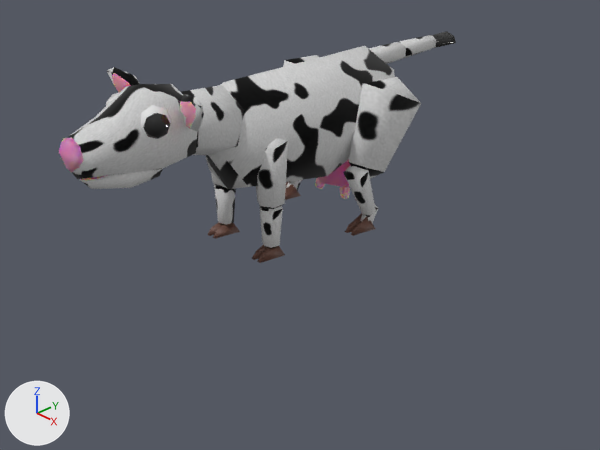
The Blender file assets/blends/cow.blend, before and after one commit.
Camera for both pictures: the file's camera 'Camera'. The axes (+X, +Y, +Z) are drawn at lower left. The lights are the same throughout.
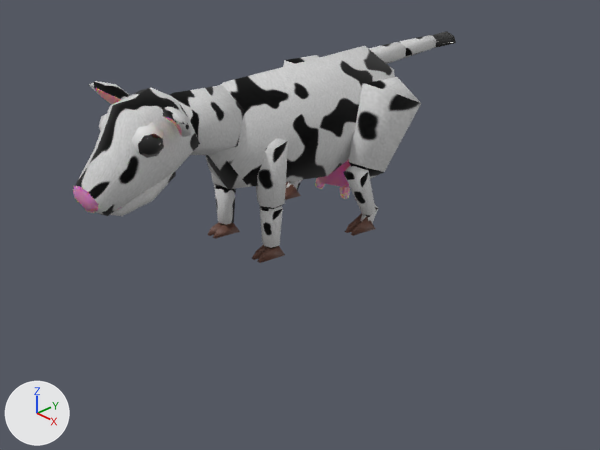
Location of each change, (x1, y1, x2, y2) in pixels of the pictures (600 x 450 px):
'Sphere.001', moved, turned
    before: (67, 84, 197, 179)
    after: (75, 88, 200, 216)
'Sphere.005', moved, turned
    before: (107, 67, 204, 132)
    after: (89, 81, 192, 137)
'Sphere.004', moved, turned
    before: (80, 168, 163, 189)
    after: (110, 171, 176, 216)
'Sphere.002', moved, turned
    before: (106, 92, 172, 139)
    after: (99, 114, 164, 158)
'Sphere.003', moved, turned
    before: (59, 137, 84, 173)
    after: (73, 186, 99, 213)

The change in detail:
Object 'Sphere.001' (ob_sphere_001) moves from (0.0, -2.467, 1.911) to (0.0, -2.488, 1.705).
Object 'Sphere.001' (ob_sphere_001) turns from (0, 0, 0) to (28, 0, 0) degrees about x, y and z.
Object 'Sphere.002' (ob_sphere_002) moves from (0.28, -2.359, 2.045) to (0.28, -2.457, 1.874).
Object 'Sphere.002' (ob_sphere_002) turns from (0, 0, 0) to (28, 0, 0) degrees about x, y and z.
Object 'Sphere.003' (ob_sphere_003) moves from (0.0, -3.189, 1.816) to (0.0, -3.08, 1.281).
Object 'Sphere.003' (ob_sphere_003) turns from (0, 0, 0) to (28, 0, 0) degrees about x, y and z.
Object 'Sphere.004' (ob_sphere_004) moves from (0.0, -2.649, 1.478) to (0.0, -2.445, 1.238).
Object 'Sphere.004' (ob_sphere_004) turns from (0, 0, 0) to (28, 0, 0) degrees about x, y and z.
Object 'Sphere.005' (ob_sphere_005) moves from (0.561, -2.084, 2.182) to (0.561, -2.279, 2.125).
Object 'Sphere.005' (ob_sphere_005) turns from (0, 0, 0) to (28, 0, 0) degrees about x, y and z.
